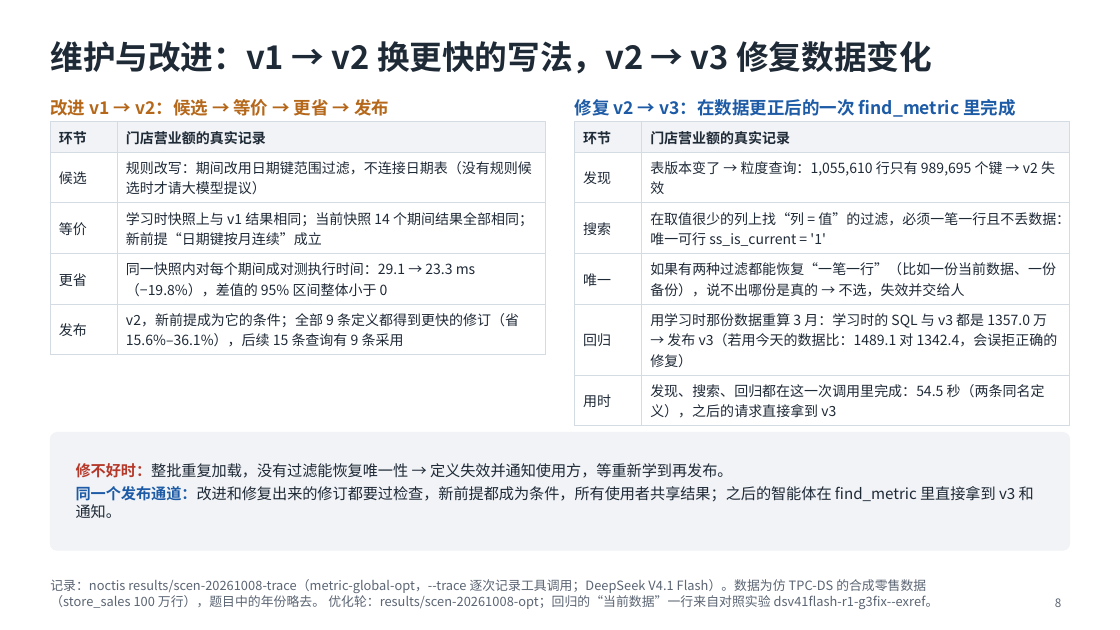
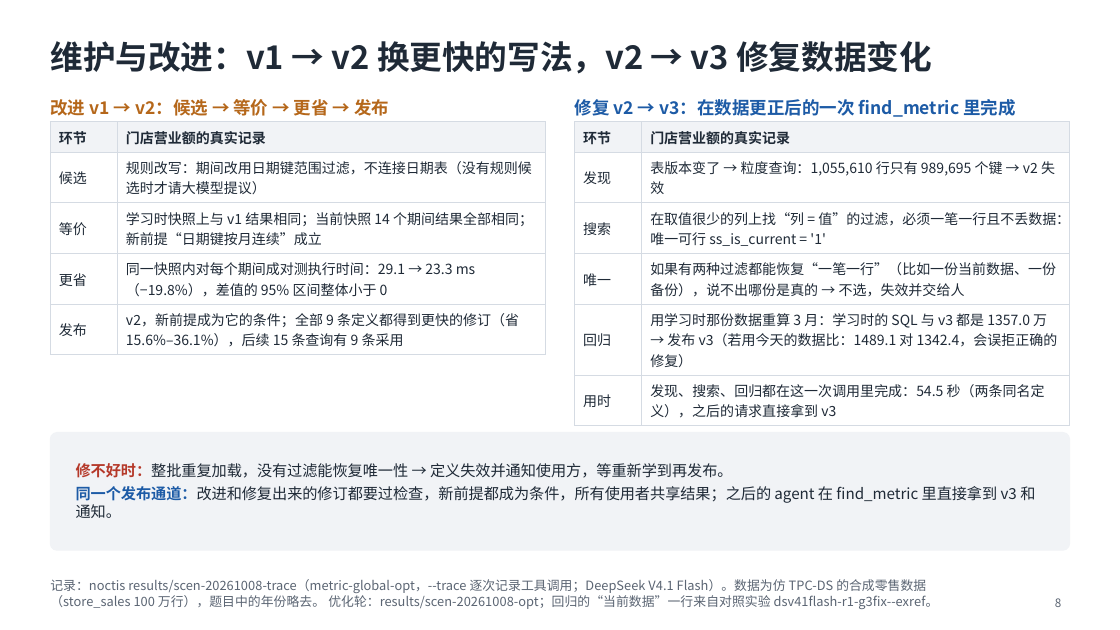
Before and after one commit to mmmttt000045/agent4db-adapter, a slide deck: slide 8 of docs/mavra-system.pptx. Drawn at 1120x630 pixels with LibreOffice and Linux fonts; fonts in the diff are those of the drawing. Boxes give left, top, right and bottom in pixels: in the first picture for what was removed or moved away, otherwise in the second. Text is boxed around its words. In the diff, an @@ line names an element or a change of style, - is before the commit and + after.

```diff
--- a/docs/mavra-system.pptx
+++ b/docs/mavra-system.pptx
@@ text at (76,486,1035,518): text changed @@
-同一个发布通道：改进和修复出来的修订都要过检查，新前提都成为条件，所有使用者共享结果；之后的智能体在 find_metric 里直接拿到 v3 和通知。
+同一个发布通道：改进和修复出来的修订都要过检查，新前提都成为条件，所有使用者共享结果；之后的 agent 在 find_metric 里直接拿到 v3 和通知。
```
Also in this commit, not shown: 9 other slides changed, 5 other files.
